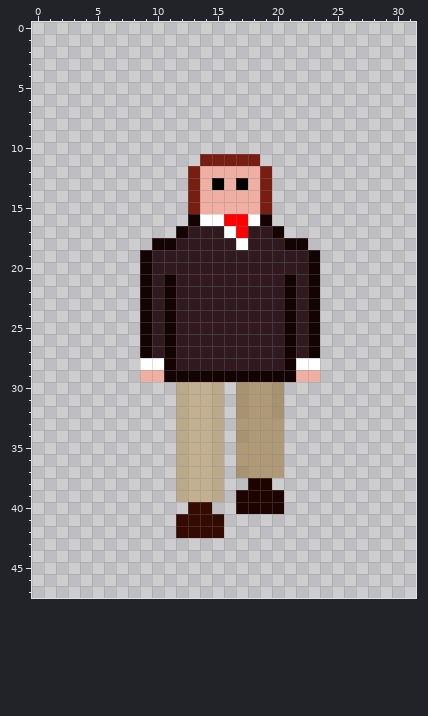
Pixel-art sprite, stored at sprites/congressrep/South/frame2.png. Above, as it was before the edit.
The file is 32x48 pixels. Colours within 5 levels of each other are drawn and written as one.
Once edited:
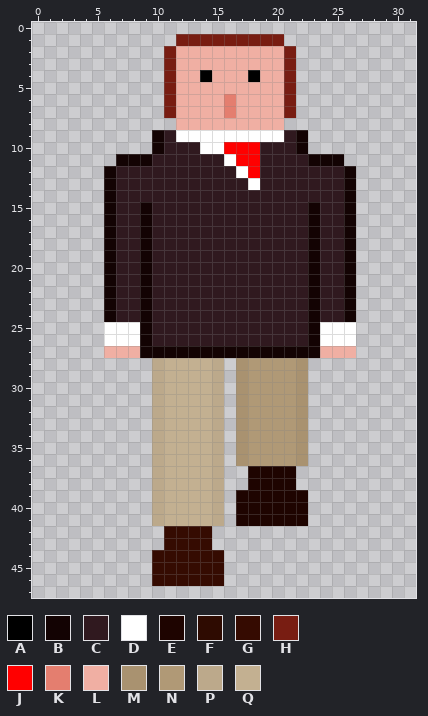
Palette (. is transparent): A #000000  B #130303  C #30191f  D #ffffff  E #1e0400  F #2e0b01  G #350b01  H #781d12  J #ff0000  K #e47e6f  L #f0afa3  M #a99270  N #b09976  P #bca98b  Q #c3b091
The exact change:
Changed rows in their new state; - is an unchanged pixel.
first column x 6:
 1 ------HHHHHHHHH------
 2 -----HLLLLLLLLLH-----
 3 -----HLLLLLLLLLH-----
 4 -----HLLALLLALLH-----
 5 -----HLLLLLLLLLH-----
 6 -----HLLLLKLLLLH-----
 7 -----HLLLLKLLLLH-----
 8 ------LLLLLLLLL------
 9 ----BCDDDDDDDDDCB----
10 ----BCCCDDJJJCCCB----
11 -BBBCCCCCCDJJCCCCBBB-
12 BCCCCCCCCCCDJCCCCCCCB
13 BCCCCCCCCCCCDCCCCCCCB
14 BCCCCCCCCCCCCCCCCCCCB
15 BCCBCCCCCCCCCCCCCBCCB
16 BCCBCCCCCCCCCCCCCBCCB
17 BCCBCCC---CC--CCCBCCB
18 BCCBCC-----C---CCBCCB
19 BCC---------------CCB
20 BCC---------------CCB
21 BCC--C---------C--CCB
22 BCC--C---------C--CCB
23 BCC--C---------C--CCB
24 BCC--C---------C--CCB
25 DDD--C---------C--DDD
26 DDD--C---------C--DDD
27 LLL-B-BBBBBBBBB-B-LLL
28 ---.PQQQQP.MNNNNM.---
29 ---.PQQQQP.MNNNNM.---
30 ----PQQ-------NNM----
31 ----PQQ-------NNM----
32 ----PQQ-------NNM----
33 ----PQQ----M---NM----
34 ----PQQ--------NM----
35 ----PQQ----M---NM----
36 ----PQQ----M---NM----
37 ----PQQ----.EEEE-----
38 ----PQQ-------EE-----
39 ----PQQ--------EE----
40 ----PQQQQP-----EE----
41 ----PQQQQP-EEEEEE----
42 -----G---.-----------
43 -----GGGG------------
44 ----GGGGGG-----------
45 ----GGGGGG-----------
46 ----GGGGGG-----------
